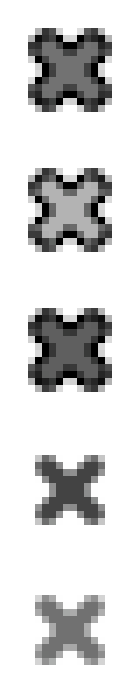
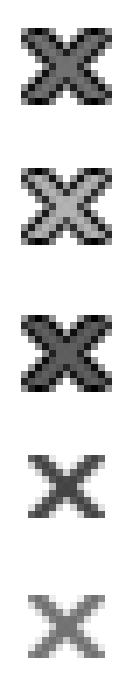
Layers edited between the first and the second 140×700 image:
removed layer "Shape 1 copy 5" over [35, 595, 105, 665]
removed layer "Shape 1 copy 4" over [35, 455, 105, 525]
removed layer "Shape 1 copy 3" over [35, 315, 105, 385]
removed layer "Shape 1 copy 2" over [35, 175, 105, 245]
removed layer "Shape 1 copy" over [35, 35, 105, 105]
removed layer "Layer 0" over [28, 28, 112, 665]
added layer "06" above "05" over [28, 35, 105, 98]
added layer "05" above "04" over [28, 175, 105, 238]
added layer "04" above "02" over [28, 322, 105, 385]
added layer "02" above "01" over [28, 455, 105, 518]
added layer "01" over [28, 595, 105, 658]
